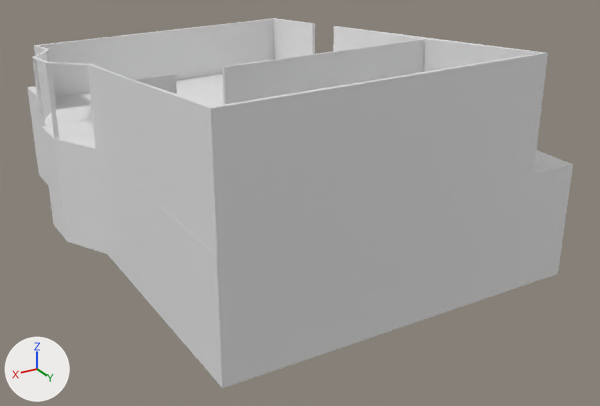
One commit to the FBX model Content/House/houseWB.FBX: the scene before it, then after it.
Both versions are drawn from a 50 mm lens placed at (9.7, 25.6, 8.6), pointed at (-3.7, 3.3, -2.5). Arrows for +X, +Y and +Z are at lower left; the lights stay in place. Where no turn or scale is listed for an object, it has been applied to the vertices. Vertices at the same position are counted once.

The first picture shows 'house'.
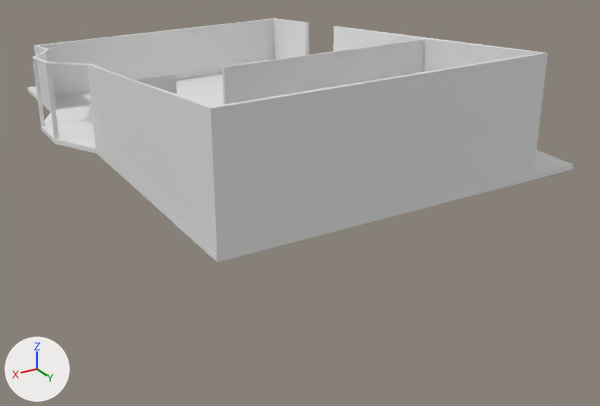
What changed in the scene script:
```text
Change me_mesh:
    used by ob_house; location = (0.02, -0.06, 0.0)
    remove me_mesh.from_pydata(...)  # 98 vertices, 149 faces; spans x -9.1..3.4, y -6.9..10.0, z -3.6..3.5
    add me_mesh.from_pydata(...)  # 98 vertices, 156 faces; spans x -9.1..3.4, y -6.9..10.0, z -0.2..3.5
    me_mesh part 1
    3 vertices are removed from x -9.1..2.5, y -3.4..1.4, z -3.6
    9 faces are deleted
    6 vertices in x -9.1..3.4, y -6.9..10.0, z -3.6 move by (0.0, 0.0, 3.4)
    4 vertices in x -7.5..-7.4, y -1.8, z 0.0..2.3 move by (0.0, -0.5, 0.0)
    3 vertices are added at (-9.1, -1.0, -0.2), (2.5, -3.4, -0.2), (2.5, 1.4, -0.2)
    16 new faces join them
```

Pixel boxes [x1, y1, x2, y2] of what changed, in the pictures (600 x 406 px):
'house', reshaped (34% shorter)
    before: [27, 18, 573, 388]
    after: [27, 18, 573, 262]
